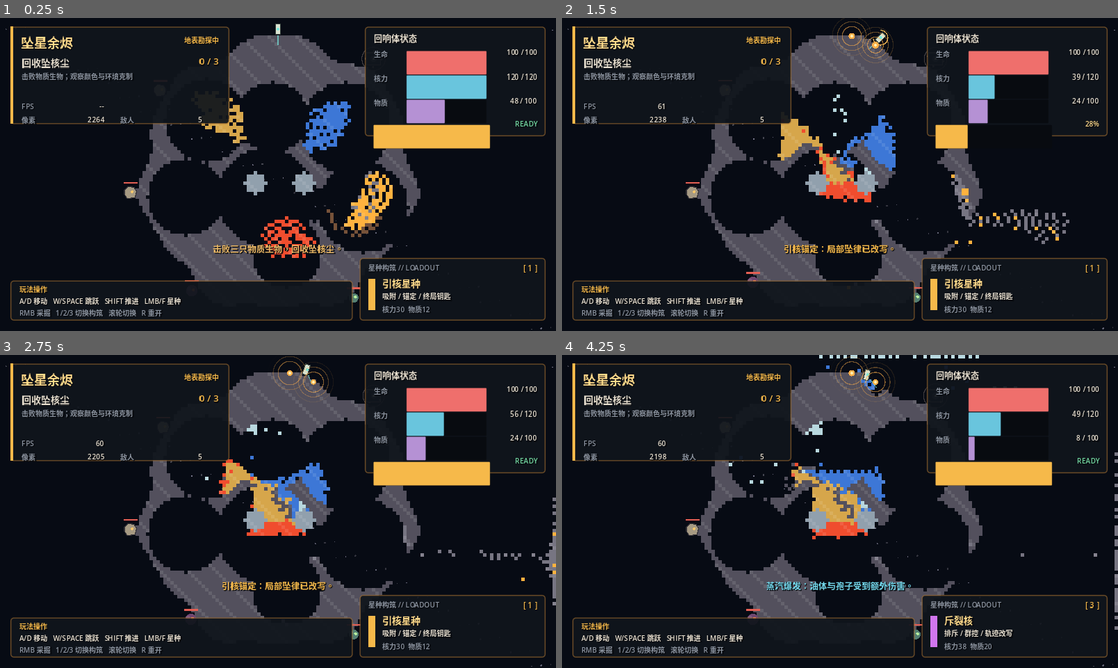
Above: before the commit, frames 1-4 (two rows, left to right).
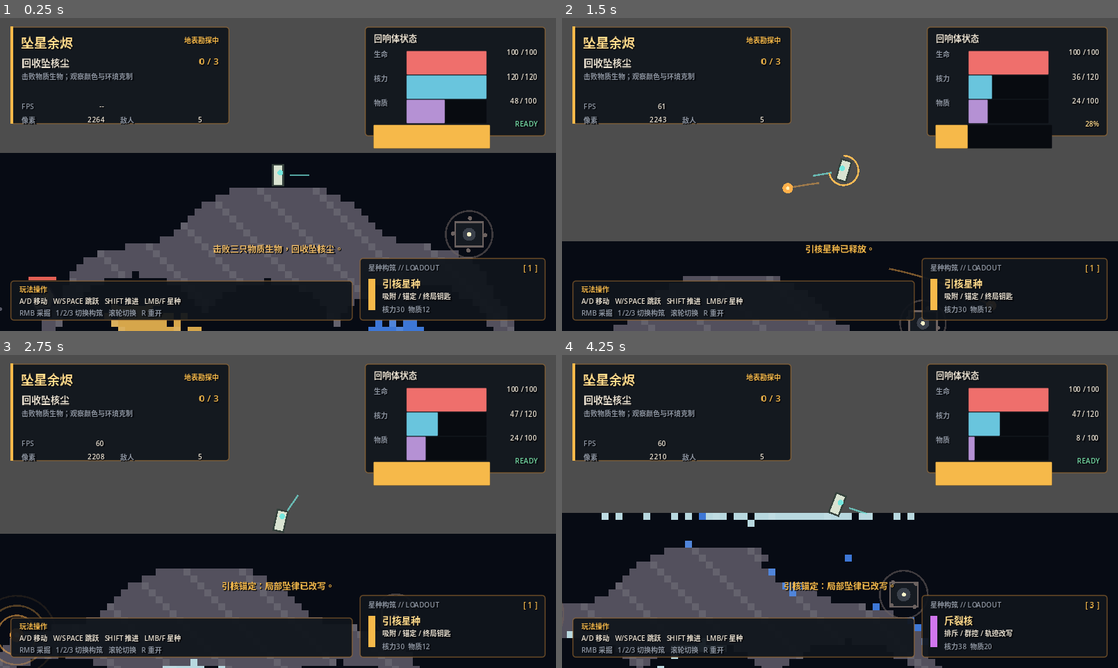
Above: after the commit, the same moments.

Repository: Andrew05213/starfall-embers
Game: Godot game, scene res://scenes/main.tscn
Two runs of this game, one before a commit and one after it. Both use one fixed random seed, a clock stepped at 60 frames per second and the inputs below.
Inputs (mouse positions are in pixels of both pictures, inside the frame that each line leads up to):
- Up to frame 1 (0.25 s): no input
- Up to frame 2 (1.5 s): tap Enter at 0.5 s; move the mouse to (962, 158) at 0.52 s; hold D (move_right) 0.53-1.28 s; hold Shift 0.53-1.28 s; click (962, 158) at 0.67 s; tap Space (jump) at 0.77 s; move the mouse to (728, 190) at 1.27 s; hold A (move_left) from 1.28 s (still down); tap F at 1.35 s
- Up to frame 3 (2.75 s): tap Space (jump) at 1.52 s; move the mouse to (333, 442) at 2.02 s; release A (move_left) at 2.03 s; hold D (move_right) from 2.03 s (still down); tap 1 at 2.1 s
- Up to frame 4 (4.25 s): move the mouse to (812, 574) at 2.77 s; tap 2 at 2.85 s; click (812, 574) at 2.92 s; tap Space (jump) at 3.02, 3.77 s; move the mouse to (1006, 558) at 3.52 s; release D (move_right) at 3.53 s; hold A (move_left) from 3.53 s (still down); tap 3 at 3.6 s

The runs differ from the first frame. In frame 1, 28% of the frame differs, in the area x 0-100%, y 0-100%; in frame 2, 47%; in frame 3, 35%; in frame 4, 33%.

Commit message:
Add gravity-follow camera

Diff:
--- a/game/scenes/main.tscn
+++ b/game/scenes/main.tscn
@@ -1,9 +1,10 @@
-[gd_scene load_steps=5 format=3]
+[gd_scene load_steps=6 format=3]
 
 [ext_resource path="res://scripts/main.gd" type="Script" id="1_main"]
 [ext_resource path="res://scripts/simulation/material_world.gd" type="Script" id="2_world"]
 [ext_resource path="res://scripts/demo/player_controller.gd" type="Script" id="3_player"]
 [ext_resource path="res://scripts/demo/demo_hud.gd" type="Script" id="4_hud"]
+[ext_resource path="res://scripts/demo/gravity_camera.gd" type="Script" id="5_camera"]
 
 [node name="Demo" type="Node2D"]
 script = ExtResource("1_main")
@@ -17,6 +18,13 @@
 script = ExtResource("3_player")
 material_world_path = NodePath("../MaterialWorld")
 
+[node name="GravityCamera" type="Camera2D" parent="."]
+position = Vector2(320, 10)
+zoom = Vector2(2, 2)
+enabled = true
+script = ExtResource("5_camera")
+target_path = NodePath("../Player")
+
 [node name="HUD" type="CanvasLayer" parent="."]
 layer = 20
 script = ExtResource("4_hud")
--- /dev/null
+++ b/game/scripts/demo/gravity_camera.gd
@@ -0,0 +1,63 @@
+class_name GravityFollowCamera
+extends Camera2D
+
+## Presentation-only camera that keeps the player's local up direction at screen up.
+## It reads the controller's gravity basis without owning or changing simulation state.
+
+@export var target_path: NodePath
+@export_range(0.0, 40.0, 0.1) var position_response: float = 18.0
+@export_range(0.0, 40.0, 0.1) var rotation_response: float = 9.0
+
+var _target: Node2D
+var _desired_rotation := 0.0
+
+
+func _ready() -> void:
+	_resolve_target()
+	if is_instance_valid(_target):
+		global_position = _target.global_position
+		_desired_rotation = _calculate_desired_rotation()
+		rotation = _desired_rotation
+
+
+func _process(delta: float) -> void:
+	if not is_instance_valid(_target):
+		_resolve_target()
+	if not is_instance_valid(_target):
+		return
+
+	var position_weight := _response_weight(position_response, delta)
+	global_position = global_position.lerp(_target.global_position, position_weight)
+	_desired_rotation = _calculate_desired_rotation()
+	var rotation_weight := _response_weight(rotation_response, delta)
+	rotation = lerp_angle(rotation, _desired_rotation, rotation_weight)
+
+
+func get_desired_rotation() -> float:
+	return _desired_rotation
+
+
+func _resolve_target() -> void:
+	if not target_path.is_empty():
+		_target = get_node_or_null(target_path) as Node2D
+	if not is_instance_valid(_target):
+		var parent := get_parent()
+		if is_instance_valid(parent):
+			_target = parent.get_node_or_null("Player") as Node2D
+
+
+func _calculate_desired_rotation() -> float:
+	var up_direction := Vector2.UP
+	if _target.has_method("get_up_direction"):
+		up_direction = _target.call("get_up_direction") as Vector2
+	if up_direction.length_squared() <= 0.000001:
+		return _desired_rotation
+	# Camera rotation is the world-space angle of the screen's right axis. Aligning
+	# its screen-up axis with local up therefore requires up.angle() + PI / 2.
+	return wrapf(up_direction.angle() + PI * 0.5, -PI, PI)
+
+
+func _response_weight(response: float, delta: float) -> float:
+	if response <= 0.0:
+		return 1.0
+	return 1.0 - exp(-response * maxf(delta, 0.0))
--- a/game/scripts/demo/player_controller.gd
+++ b/game/scripts/demo/player_controller.gd
@@ -178,6 +178,11 @@
 	if fire_cooldown <= 0.0:
 		return 1.0
 	return 1.0 - clampf(_fire_time_left / fire_cooldown, 0.0, 1.0)
+
+
+func get_up_direction() -> Vector2:
+	## Read-only gravity basis for presentation systems such as the follow camera.
+	return _up_direction
 
 
 func get_state() -> Dictionary:
--- /dev/null
+++ b/game/tests/camera_smoke.gd
@@ -0,0 +1,85 @@
+extends SceneTree
+
+const DEMO_SCENE := preload("res://scenes/main.tscn")
+const ASTEROID_CENTER := Vector2(320.0, 180.0)
+const RIGHT_SPAWN := Vector2(490.0, 180.0)
+const SETTLE_FRAMES := 90
+const ANGLE_TOLERANCE := 0.12
+
+
+func _initialize() -> void:
+	_run.call_deferred()
+
+
+func _run() -> void:
+	var demo := DEMO_SCENE.instantiate()
+	root.add_child(demo)
+	await process_frame
+
+	for enemy in get_nodes_in_group("enemies"):
+		enemy.queue_free()
+	await process_frame
+
+	var player: Node2D = demo.get_node("Player") as Node2D
+	var camera: Camera2D = demo.get_node_or_null("GravityCamera") as Camera2D
+	var hud: CanvasLayer = demo.get_node("HUD") as CanvasLayer
+	if not is_instance_valid(camera):
+		_fail("GravityCamera node is missing")
+		return
+	if not camera.enabled:
+		_fail("GravityCamera is not enabled")
+		return
+	if minf(camera.zoom.x, camera.zoom.y) < 1.5:
+		_fail("camera zoom does not present the asteroid as a local surface: %s" % camera.zoom)
+		return
+	if camera.is_ancestor_of(hud):
+		_fail("HUD must remain screen-aligned outside the rotating camera hierarchy")
+		return
+	if not player.has_method("get_up_direction"):
+		_fail("player does not expose its current gravity-aligned up direction")
+		return
+
+	for _frame in range(SETTLE_FRAMES):
+		await physics_frame
+	if camera.global_position.distance_to(player.global_position) > 1.0:
+		_fail("camera does not follow the player at the top spawn")
+		return
+	if not _camera_matches_player_up(camera, player):
+		_fail("camera does not align the top-spawn gravity direction")
+		return
+
+	player.reset_player(RIGHT_SPAWN)
+	for _frame in range(SETTLE_FRAMES):
+		await physics_frame
+	var radial_distance := player.global_position.distance_to(ASTEROID_CENTER)
+	if radial_distance < 150.0 or radial_distance > 185.0:
+		_fail("right-side reset did not settle near the asteroid surface: %.2f" % radial_distance)
+		return
+	if camera.global_position.distance_to(player.global_position) > 1.0:
+		_fail("camera lost the player after gravity direction changed")
+		return
+	if not _camera_matches_player_up(camera, player):
+		_fail(
+			"camera did not rotate local up toward screen up: camera=%.3f up=%s"
+			% [camera.rotation, player.get_up_direction()]
+		)
+		return
+
+	print(
+		"camera smoke: PASS zoom=",
+		camera.zoom,
+		" rotation=",
+		snappedf(camera.rotation, 0.001)
+	)
+	quit(0)
+
+
+func _camera_matches_player_up(camera: Camera2D, player: Node2D) -> bool:
+	var up: Vector2 = player.get_up_direction()
+	var expected := up.angle() + PI * 0.5
+	return absf(wrapf(camera.rotation - expected, -PI, PI)) <= ANGLE_TOLERANCE
+
+
+func _fail(message: String) -> void:
+	push_error("camera smoke: FAIL: " + message)
+	quit(1)
Not shown, added: game/scripts/demo/demo_enemy.gd.uid
Not shown, added: game/scripts/demo/demo_objective.gd.uid
Not shown, added: game/scripts/demo/gravity_camera.gd.uid
Not shown, added: game/tests/camera_smoke.gd.uid
Not shown, added: game/tests/gameplay_smoke.gd.uid
Not shown, added: game/tests/movement_smoke.gd.uid
Not shown, changed: .github/workflows/ci.yml
